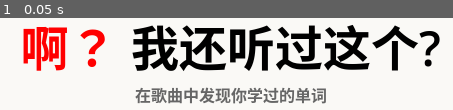
Above: before the commit, frame 1.
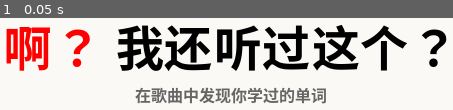
Above: after the commit, the same moment.

Repository: xingguix/wait-ive-heard-this
Game: Godot game, scene res://main.tscn
The game is run twice, just before and just after one commit, with the same random seed, the same clock (stepped at 60 frames per second) and the same inputs.
Inputs:
- Up to frame 1 (0.05 s): no input

The runs differ from the first frame. In frame 1, 25% of the frame differs, in the area x 1-99%, y 7-58%.

Commit message:
Refactor title UI: rename container, split labels
Rename the main VBox/HBox to TitleVBox/TitleHBox and break up a single combined title label into multiple smaller Labels to allow distinct styling (separate red question mark and black text pieces) and improved layout. Update text, font sizes and colors for each label, move labels under the new container paths, and add a TitleAnimationPlayer node for future title animations. Unique IDs were updated to reflect the restructured nodes.

Diff:
--- a/main.tscn
+++ b/main.tscn
@@ -22,7 +22,7 @@
 grow_vertical = 2
 color = Color(0.98039216, 0.9764706, 0.9647059, 1)
 
-[node name="VBoxContainer" type="VBoxContainer" parent="." unique_id=938291940]
+[node name="TitleVBox" type="VBoxContainer" parent="." unique_id=938291940]
 layout_mode = 1
 anchors_preset = 10
 anchor_right = 1.0
@@ -30,26 +30,53 @@
 grow_horizontal = 2
 alignment = 1
 
-[node name="HBoxContainer" type="HBoxContainer" parent="VBoxContainer" unique_id=1910254666]
+[node name="TitleHBox" type="HBoxContainer" parent="TitleVBox" unique_id=1910254666]
 layout_mode = 2
 alignment = 1
 
-[node name="啊?" type="Label" parent="VBoxContainer/HBoxContainer" unique_id=634512641]
+[node name="啊" type="Label" parent="TitleVBox/TitleHBox" unique_id=634512641]
 layout_mode = 2
 theme_override_colors/font_color = Color(1, 0, 0, 1)
 theme_override_font_sizes/font_size = 96
-text = "啊？ "
+text = "啊"
 
-[node name="我还听过这个?" type="Label" parent="VBoxContainer/HBoxContainer" unique_id=765756979]
+[node name="问号Red" type="Label" parent="TitleVBox/TitleHBox" unique_id=1333914937]
+layout_mode = 2
+theme_override_colors/font_color = Color(1, 0, 0, 1)
+theme_override_font_sizes/font_size = 96
+text = "？ "
+
+[node name="我还" type="Label" parent="TitleVBox/TitleHBox" unique_id=765756979]
 layout_mode = 2
 theme_override_colors/font_color = Color(0, 0, 0, 1)
 theme_override_font_sizes/font_size = 96
-text = "我还听过这个?"
+text = "我还"
 
-[node name="在歌曲中" type="Label" parent="VBoxContainer" unique_id=2129481661]
+[node name="听过" type="Label" parent="TitleVBox/TitleHBox" unique_id=1854720514]
+layout_mode = 2
+theme_override_colors/font_color = Color(0, 0, 0, 1)
+theme_override_font_sizes/font_size = 96
+text = "听过"
+
+[node name="这个" type="Label" parent="TitleVBox/TitleHBox" unique_id=91641805]
+layout_mode = 2
+theme_override_colors/font_color = Color(0, 0, 0, 1)
+theme_override_font_sizes/font_size = 96
+text = "这个"
+
+[node name="问号Black" type="Label" parent="TitleVBox/TitleHBox" unique_id=1758104425]
+layout_mode = 2
+theme_override_colors/font_color = Color(0, 0, 0, 1)
+theme_override_font_sizes/font_size = 96
+text = "？"
+
+[node name="在歌曲中" type="Label" parent="TitleVBox" unique_id=2129481661]
 layout_mode = 2
 theme_override_colors/font_color = Color(0.4, 0.4, 0.4, 1)
 theme_override_font_sizes/font_size = 32
 text = "在歌曲中发现你学过的单词"
 horizontal_alignment = 1
 vertical_alignment = 1
+
+[node name="TitleAnimationPlayer" type="AnimationPlayer" parent="TitleVBox" unique_id=1030774672]
+root_node = NodePath("../..")
